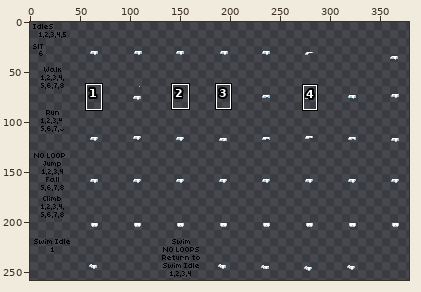
File history of a pixel-art file, Art+Assets/Diapers.aseprite. Above, an overview of the earlier version with the close-up marked.
Close-up. The starting point:
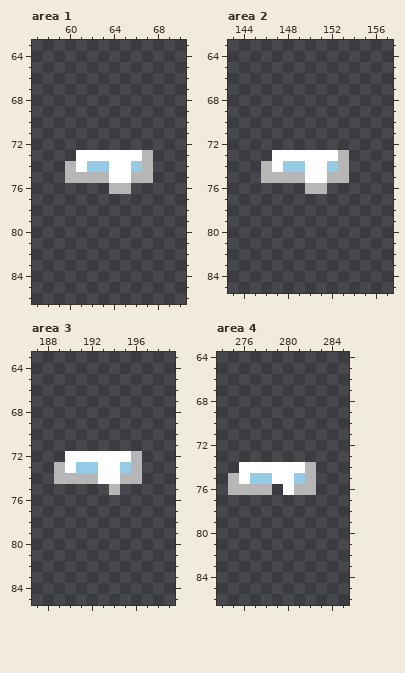
387x258 pixels, 1 frame. Colours within 5 levels of each other are drawn and written as one. Shown: area 1: x 57..70, y 63..86; area 2: x 143..157, y 63..85; area 3: x 187..199, y 63..85; area 4: x 274..285, y 64..86. The wide view leaves out empty margins. The commit also changed other parts of the picture, which this record leaves out.
Once edited:
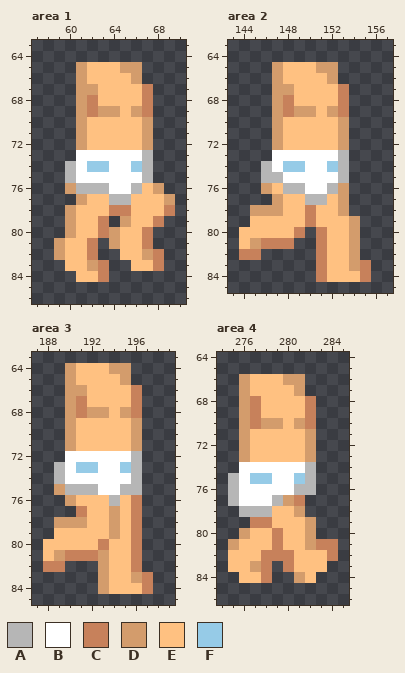
Palette (. is transparent): A #b6b6b6  B #ffffff  C #c7815b  D #d39c6c  E #ffc181  F #96cbe7
Diff:
layer "MaleBody" now shown
layer "HighCutSlimPadding" now hidden
layer "Longer Cut Padding" added
Area 1, layers "Longer Cut Padding", "MaleBody":
y 65: x 61..66 ...... -> DEEEDD
y 66: x 61..66 ...... -> DEEEED
y 67: x 61..67 ....... -> DDEEEEC
y 68: x 61..67 ....... -> DCEEEEC
y 69: x 61..67 ....... -> DCDDEDC
y 70..72: x 61..67 ....... -> DEEEEED
y 75: x 61..63 AAA -> BBB; x 66 A -> B
y 76: x 60..68 ....AA... -> DAAABBAED
y 77: x 61..69 ......... -> DEEAAEEED
y 78: x 60..69 .......... -> DEEECCEEEC
y 79: x 60..63 .... -> DEEC; x 65..68 .... -> DEEC
y 80: x 60..67 ........ -> DEECDEEC
y 81: x 59..62 .... -> DEEC; x 64..67 .... -> DEEC
y 82: x 59..62 .... -> DEEC; x 65..68 .... -> EEDC
y 83: x 60..63 .... -> EEDC; x 66..68 ... -> EEC
y 84: x 61..63 ... -> EEC
Area 2, layers "Longer Cut Padding", "MaleBody":
y 65: x 147..152 ...... -> DEEEDD
y 66: x 147..152 ...... -> DEEEED
y 67: x 147..153 ....... -> DDEEEEC
y 68: x 147..153 ....... -> DCEEEEC
y 69: x 147..153 ....... -> DCDDEDC
y 70..72: x 147..153 ....... -> DEEEEED
y 75: x 148..149 AA -> BB; x 152 A -> B
y 76: x 146..153 ....AA.. -> DEAABBAD
y 77: x 147..153 ....... -> DEEAAED
y 78: x 145..153 ......... -> DDDEECEED
y 79: x 145..154 .......... -> EEEEECEEED
y 80: x 144..149 ...... -> EEEEEC; x 151..154 .... -> CEED
y 81: x 144..148 ..... -> EDCCC; x 151..154 .... -> CEED
y 82: x 144..145 .. -> CC; x 151..154 .... -> CEED
y 83: x 151..155 ..... -> CEEDC
y 84: x 151..155 ..... -> CEEEC
Area 3, layers "Longer Cut Padding", "MaleBody":
y 64: x 190..195 ...... -> DEEEDD
y 65: x 190..195 ...... -> DEEEED
y 66: x 190..196 ....... -> DDEEEEC
y 67: x 190..196 ....... -> DCEEEEC
y 68: x 190..196 ....... -> DCDDEDC
y 69..71: x 190..196 ....... -> DEEEEED
y 74: x 190..192 AAA -> BBB; x 195 A -> B
y 75: x 189..196 .....A.. -> DAAABBAA
y 76: x 190..196 ....... -> DEEEAEC
y 77: x 191..196 ...... -> CEEDEC
y 78: x 189..196 ........ -> DDDEEDEC
y 79: x 189..196 ........ -> EEEEEDEC
y 80: x 188..196 ......... -> EEEEECEEC
y 81: x 188..196 ......... -> EDCCCDEEC
y 82: x 188..189 .. -> CC; x 193..196 .... -> DEEC
y 83: x 193..197 ..... -> DEEDC
y 84: x 193..197 ..... -> DEEEC
Area 4, layers "Longer Cut Padding", "MaleBody":
y 66: x 276..281 ...... -> DEEEDD
y 67: x 276..281 ...... -> DEEEED
y 68..69: x 276..282 ....... -> DCEEEEC
y 70: x 276..282 ....... -> DCDDEDC
y 71..73: x 276..282 ....... -> DEEEEED
y 76: x 276..279 AAA. -> BBBB
y 77: x 275..281 ....... -> ABBBADC
y 78: x 276..281 ...... -> AAAEED
y 79: x 277..282 ...... -> CCEEED
y 80: x 276..282 ....... -> DEECEED
y 81: x 275..284 .......... -> DEEECEEDCC
y 82: x 275..284 .......... -> EEECCCEEEC
y 83: x 275..278 .... -> EEDC; x 280..283 .... -> CEEE
y 84: x 276..278 ... -> EEC; x 281..282 .. -> DE
Where, in picture pixels (left, top, right, bottom), the same in both close-ups:
changed: (54, 62, 175, 282)
changed: (239, 62, 371, 282)
changed: (43, 363, 153, 594)
changed: (228, 374, 338, 583)
